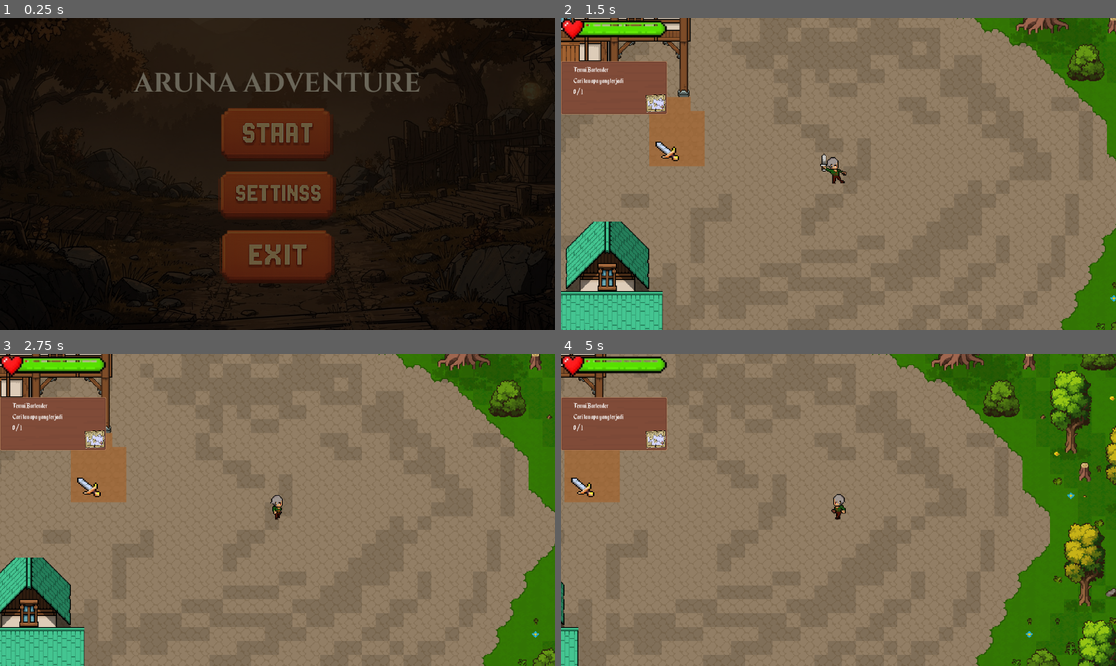
Above: before the commit, frames 1-4 (two rows, left to right).
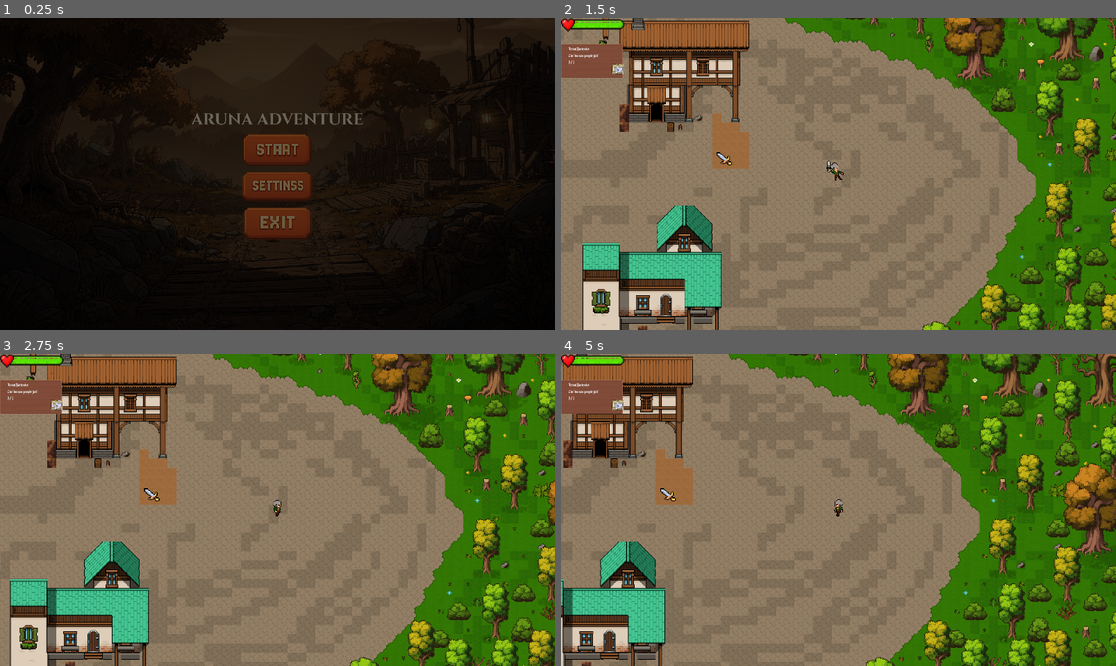
Above: after the commit, the same moments.

Repository: Wannx98/Ojan-Project
Game: Godot game, scene res://Scene/MainMenu.tscn
The game is run twice, just before and just after one commit, with the same random seed, the same clock (stepped at 60 frames per second) and the same inputs.
Inputs (mouse positions are in pixels of both pictures, inside the frame that each line leads up to; where the layout moved, square brackets give the same spot in the first picture):
- Up to frame 1 (0.25 s): no input
- Up to frame 2 (1.5 s): click (838, 149) [838, 133] at 0.5 s; tap Enter (ui_accept) at 1.25 s; move the mouse to (960, 158) at 1.27 s; hold Right (ui_right) from 1.28 s (still down); click (960, 158) at 1.35 s
- Up to frame 3 (2.75 s): tap Enter (ui_accept) at 1.52 s; release Right (ui_right) at 2 s; drag from (166, 525) to (299, 510) at 2.02 s
- Up to frame 4 (5 s): move the mouse to (894, 441) at 2.77 s; hold Right (ui_right) 2.78-3.5 s; hold Space (next_dialog) 2.78-3.5 s; drag from (810, 572) to (672, 463) at 3.52 s; move the mouse to (1005, 556) at 4.27 s; hold Left (ui_left) from 4.28 s (still down); click (1005, 556) at 4.35 s; tap Enter (ui_accept) at 4.52 s

The runs differ from the first frame. In frame 1, 17% of the frame differs, in the area x 0-100%, y 0-100%; in frame 2, 46%; in frame 3, 46%; in frame 4, 44%.

Commit message:
adjust camera and resolution

Diff:
--- a/MAIN/main_scene.tscn
+++ b/MAIN/main_scene.tscn
@@ -58,7 +58,7 @@
 player_stats = SubResource("Resource_1d8q1")
 
 [node name="Camera2D" type="Camera2D" parent="PlayerMC" unique_id=354450651]
-zoom = Vector2(1.8, 1.8)
+zoom = Vector2(2, 2)
 
 [node name="MapHolder" type="Node2D" parent="." unique_id=742908980]
 
--- a/QuestSystem/QuestUI/QuestUI.tscn
+++ b/QuestSystem/QuestUI/QuestUI.tscn
@@ -12,21 +12,21 @@
 texture_margin_right = 10.0
 texture_margin_bottom = 10.0
 
-[node name="QuestUI" type="CanvasLayer"]
+[node name="QuestUI" type="CanvasLayer" unique_id=1462882319]
 script = ExtResource("1_0fjs1")
 
-[node name="Panel" type="Panel" parent="."]
+[node name="Panel" type="Panel" parent="." unique_id=2124748995]
 anchors_preset = 15
 anchor_right = 1.0
 anchor_bottom = 1.0
 offset_top = 90.0
-offset_right = -932.0
-offset_bottom = -448.0
+offset_right = -1706.2258
+offset_bottom = -872.0
 grow_horizontal = 2
 grow_vertical = 2
 theme_override_styles/panel = SubResource("StyleBoxTexture_1enoq")
 
-[node name="VBoxContainer" type="VBoxContainer" parent="Panel"]
+[node name="VBoxContainer" type="VBoxContainer" parent="Panel" unique_id=1812931860]
 z_index = 1
 layout_mode = 0
 offset_left = 26.0
@@ -34,20 +34,20 @@
 offset_right = 86.0
 offset_bottom = 120.0
 
-[node name="QuestTitle" type="Label" parent="Panel/VBoxContainer"]
+[node name="QuestTitle" type="Label" parent="Panel/VBoxContainer" unique_id=609508482]
 z_index = 1
 layout_mode = 2
 theme_override_fonts/font = ExtResource("3_x2b53")
 
-[node name="QuestDescription" type="Label" parent="Panel/VBoxContainer"]
+[node name="QuestDescription" type="Label" parent="Panel/VBoxContainer" unique_id=1724898298]
 layout_mode = 2
 theme_override_fonts/font = ExtResource("3_x2b53")
 
-[node name="QuestProgressText" type="Label" parent="Panel/VBoxContainer"]
+[node name="QuestProgressText" type="Label" parent="Panel/VBoxContainer" unique_id=1588366550]
 layout_mode = 2
 theme_override_fonts/font = ExtResource("3_x2b53")
 
-[node name="TextureRect" type="TextureRect" parent="."]
+[node name="TextureRect" type="TextureRect" parent="." unique_id=646601471]
 offset_left = 172.0
 offset_top = 156.0
 offset_right = 218.85715
--- a/project.godot
+++ b/project.godot
@@ -26,6 +26,11 @@
 GenerateCaveSystem="*uid://3mr17xdp63wr"
 DialogUi="*uid://cm3e3w7q3s0xl"
 SaveManager="*uid://b5sl6drfd88vs"
+
+[display]
+
+window/size/viewport_width=1920
+window/size/viewport_height=1080
 
 [global_group]
 
Not shown: 1 places in QuestSystem/QuestUI/QuestUI.tscn that only renumber resources
